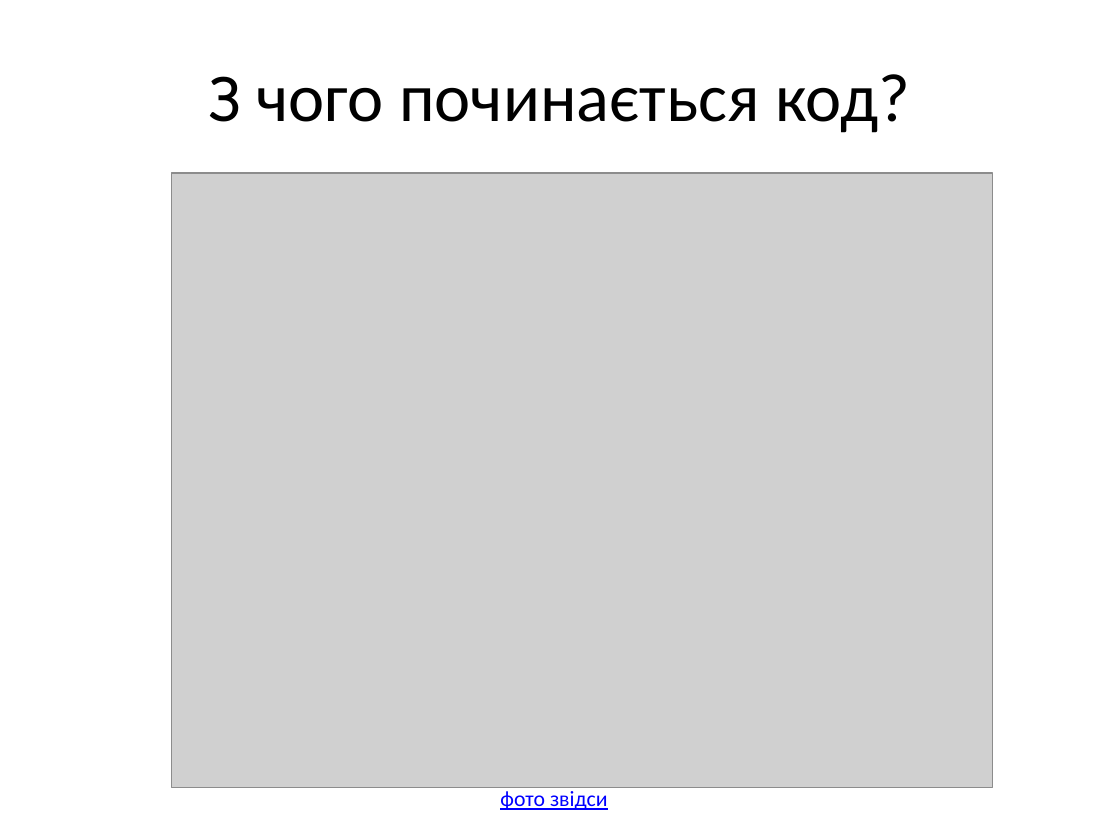
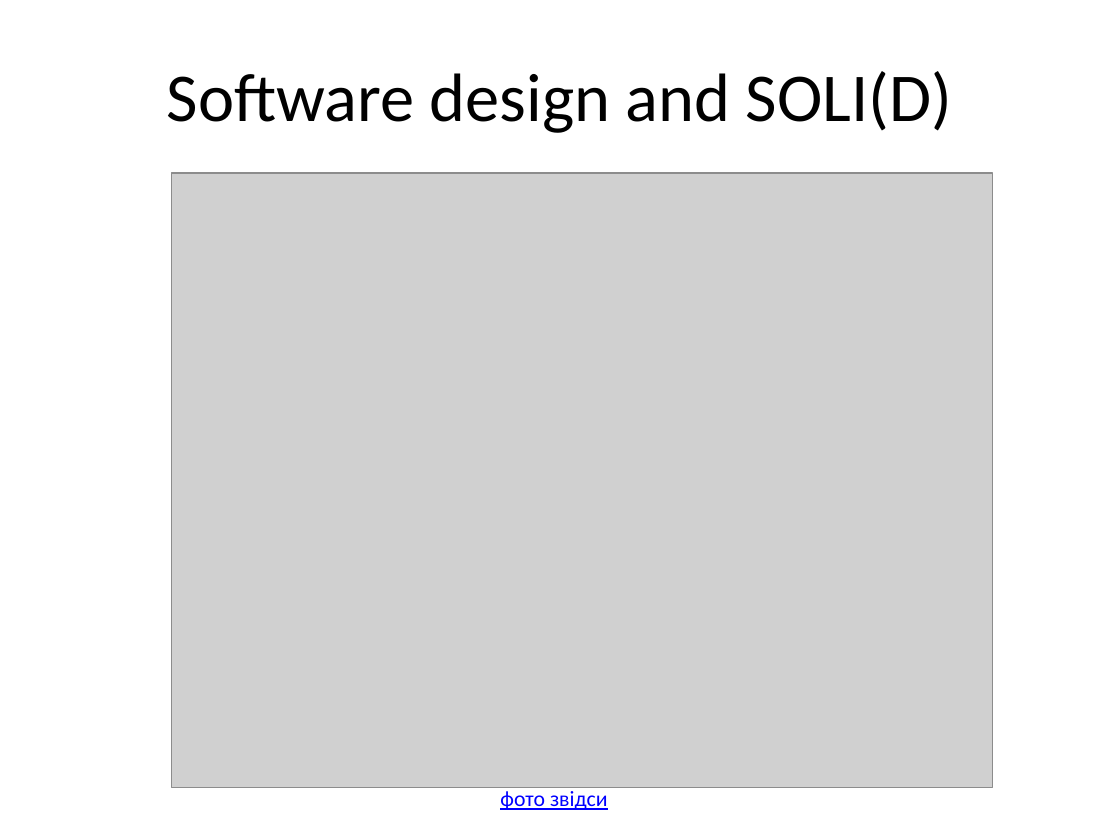
Before and after one commit to siryc/TORT, a slide deck: slide 1 of yazlovytskyy/2. SOLI(D)/SOLI(D).pptx. Drawn at 1120x840 pixels with LibreOffice and Linux fonts; fonts in the diff are those of the drawing; grey boxes stand for pictures. Boxes give left, top, right and bottom in pixels: in the first picture for what was removed or moved away, otherwise in the second. Text is boxed around its words. In the diff, an @@ line names an element or a change of style, - is before the commit and + after.

```diff
--- a/yazlovytskyy/2. SOLI(D)/SOLI(D).pptx
+++ b/yazlovytskyy/2. SOLI(D)/SOLI(D).pptx
@@ title at (x1=167, y1=71, x2=952, y2=133): text changed @@
-З чого починається код?
+Software design and SOLI(D)
```
Also in this commit, not shown: 20 slides added, 3 slides removed, 30 other files.
